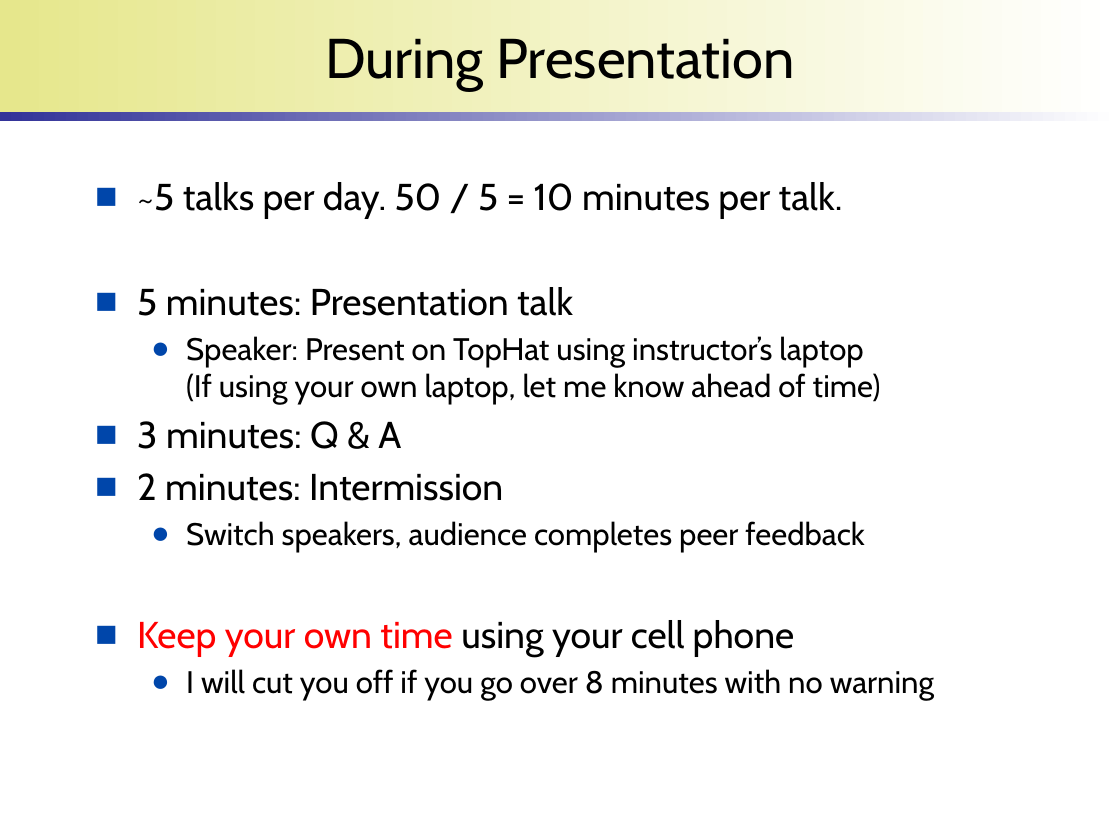
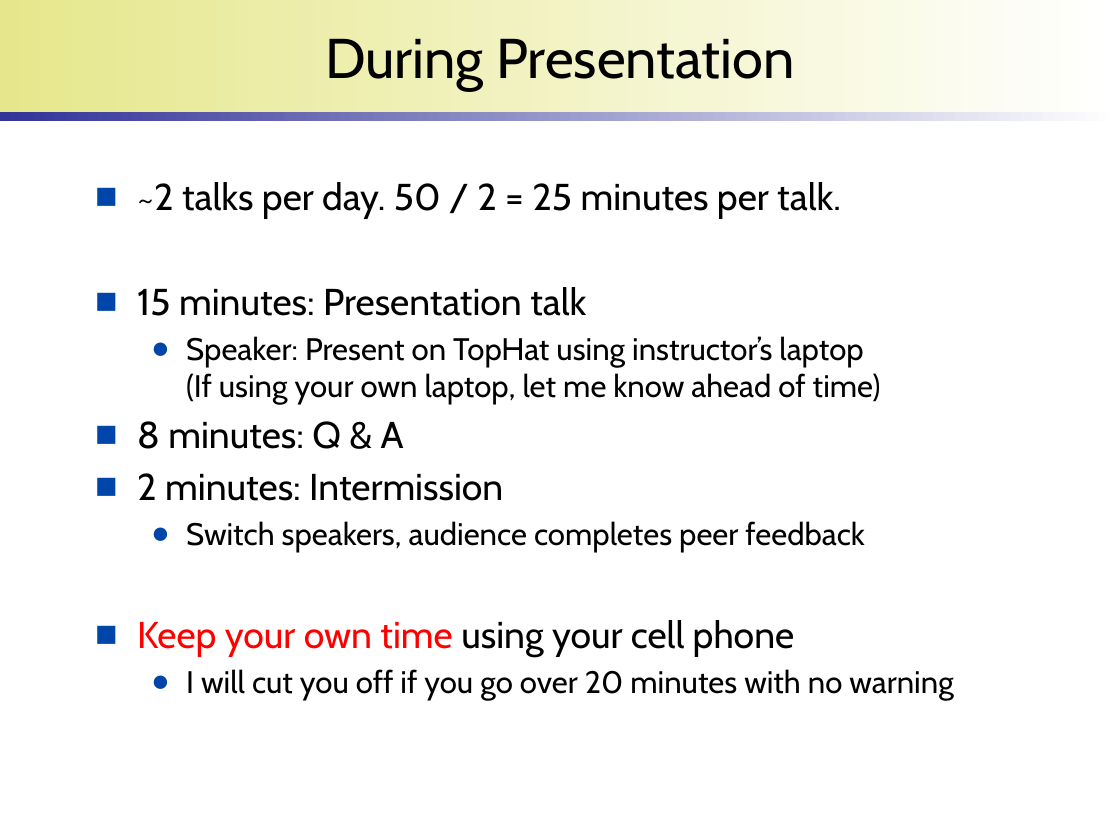
Before and after one commit to wonsunahn/Capstone_Spring2025, a slide deck: slide 9 of lectures/introduction-internship.pptx. Drawn at 1120x840 pixels with LibreOffice and Linux fonts; fonts in the diff are those of the drawing; background and template pictures are left out. Boxes give left, top, right and bottom in pixels: in the first picture for what was removed or moved away, otherwise in the second. Text is boxed around its words. In the diff, an @@ line names an element or a change of style, - is before the commit and + after.

```diff
--- a/lectures/introduction-internship.pptx
+++ b/lectures/introduction-internship.pptx
@@ text at <box>137,182,841,316</box>: text changed @@
-■ ~5 talks per day. 50 / 5 = 10 minutes per talk.
-■ 5 minutes: Presentation talk
+■ ~2 talks per day. 50 / 2 = 25 minutes per talk.
+■ 15 minutes: Presentation talk
@@ text at <box>137,421,404,449</box>: text changed @@
-■ 3 minutes: Q & A
+■ 8 minutes: Q & A
@@ text at <box>186,669,953,701</box>: text changed @@
-  ● I will cut you off if you go over 8 minutes with no warning
+  ● I will cut you off if you go over 20 minutes with no warning
```
Also in this commit, not shown: 2 other slides changed, 1 other file.
